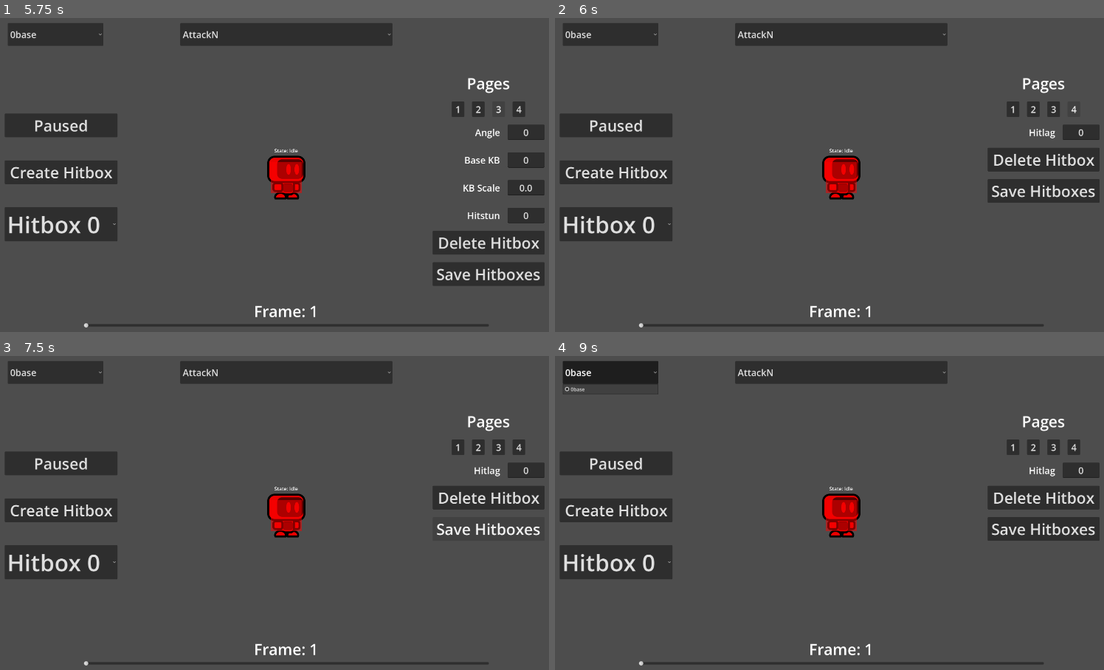
Above: before the commit, frames 1-4 (two rows, left to right).
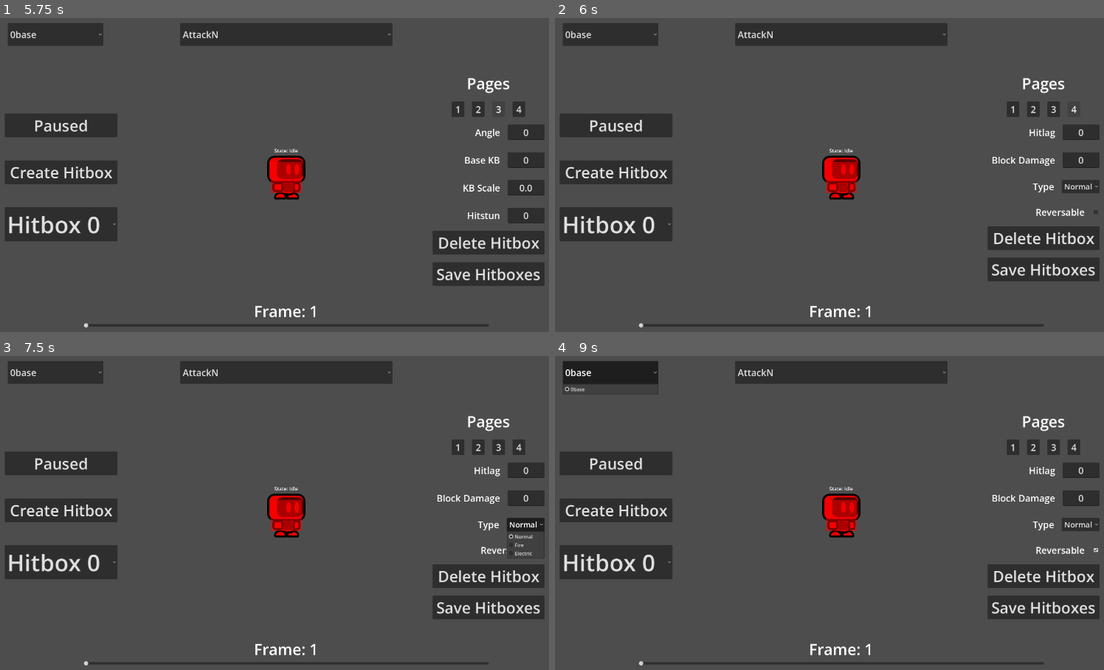
Above: after the commit, the same moments.

Repository: AcroPR/HyperStrikeDudes2D
Game: Godot game, scene res://src/core/debug_tools/hitbox_animator/hitbox_animator.tscn
The game is run twice, just before and just after one commit, with the same random seed, the same clock (stepped at 60 frames per second) and the same inputs.
Inputs (mouse positions are in pixels of both pictures, inside the frame that each line leads up to):
- Up to frame 1 (5.75 s): click "0base" at 0.5 s; click "AttackN" at 1.25 s; click "Create Hitbox" at 2 s; click "Hitbox 0" at 2.75 s; click "1" at 3.5 s; click "2" at 4.25 s; click "3" at 5 s
- Up to frame 2 (6 s): click "4" at 5.75 s
- Up to frame 3 (7.5 s): click (543, 550) at 6.52 s; click (527, 525) at 7.25 s, where only the run after the commit has a clickable "Normal"
- Up to frame 4 (9 s): click (1082, 525) at 8 s, where only the run after the commit has a clickable "Normal"; click "0base" at 8.75 s

Frame 1 is identical in both runs. In frame 2, 5.5% of the frame differs, in the area x 78-100%, y 41-84%; in frame 3, 4.8%; in frame 4, 5.5%.

Commit message:
feat: fixed page four not working

Diff:
--- a/src/core/debug_tools/hitbox_animator/hitbox_animator.tscn
+++ b/src/core/debug_tools/hitbox_animator/hitbox_animator.tscn
@@ -364,56 +364,56 @@
 text = "0"
 alignment = 1
 
-[node name="HitboxHeight" type="HBoxContainer" parent="HitboxProperties/PageFour" unique_id=859171700]
-visible = false
-layout_mode = 2
-theme_override_constants/separation = 25
-alignment = 2
-
-[node name="Label" type="Label" parent="HitboxProperties/PageFour/HitboxHeight" unique_id=462026484]
-layout_mode = 2
-theme_override_font_sizes/font_size = 30
-text = "Hitbox Height"
-
-[node name="LineEdit" type="LineEdit" parent="HitboxProperties/PageFour/HitboxHeight" unique_id=2076676289]
-layout_mode = 2
-theme_override_font_sizes/font_size = 30
-text = "0"
-alignment = 1
-
-[node name="HitboxX" type="HBoxContainer" parent="HitboxProperties/PageFour" unique_id=1884515619]
-visible = false
-layout_mode = 2
-theme_override_constants/separation = 25
-alignment = 2
-
-[node name="Label" type="Label" parent="HitboxProperties/PageFour/HitboxX" unique_id=1958794819]
-layout_mode = 2
-theme_override_font_sizes/font_size = 30
-text = "X Position"
-
-[node name="LineEdit" type="LineEdit" parent="HitboxProperties/PageFour/HitboxX" unique_id=815867791]
-layout_mode = 2
-theme_override_font_sizes/font_size = 30
-text = "0"
-alignment = 1
-
-[node name="HitboxY" type="HBoxContainer" parent="HitboxProperties/PageFour" unique_id=480970826]
-visible = false
-layout_mode = 2
-theme_override_constants/separation = 25
-alignment = 2
-
-[node name="Label" type="Label" parent="HitboxProperties/PageFour/HitboxY" unique_id=1368950538]
-layout_mode = 2
-theme_override_font_sizes/font_size = 30
-text = "Y Position"
-
-[node name="LineEdit" type="LineEdit" parent="HitboxProperties/PageFour/HitboxY" unique_id=1975691597]
-layout_mode = 2
-theme_override_font_sizes/font_size = 30
-text = "0"
-alignment = 1
+[node name="BlockDamage" type="HBoxContainer" parent="HitboxProperties/PageFour" unique_id=859171700]
+layout_mode = 2
+theme_override_constants/separation = 25
+alignment = 2
+
+[node name="Label" type="Label" parent="HitboxProperties/PageFour/BlockDamage" unique_id=462026484]
+layout_mode = 2
+theme_override_font_sizes/font_size = 30
+text = "Block Damage"
+
+[node name="LineEdit" type="LineEdit" parent="HitboxProperties/PageFour/BlockDamage" unique_id=2076676289]
+layout_mode = 2
+theme_override_font_sizes/font_size = 30
+text = "0"
+alignment = 1
+
+[node name="Type" type="HBoxContainer" parent="HitboxProperties/PageFour" unique_id=1884515619]
+layout_mode = 2
+theme_override_constants/separation = 25
+alignment = 2
+
+[node name="Label" type="Label" parent="HitboxProperties/PageFour/Type" unique_id=1958794819]
+layout_mode = 2
+theme_override_font_sizes/font_size = 30
+text = "Type"
+
+[node name="OptionButton" type="OptionButton" parent="HitboxProperties/PageFour/Type" unique_id=136455728]
+layout_mode = 2
+theme_override_font_sizes/font_size = 25
+selected = 0
+item_count = 3
+popup/item_0/text = "Normal"
+popup/item_0/id = 0
+popup/item_1/text = "Fire"
+popup/item_1/id = 1
+popup/item_2/text = "Electric"
+popup/item_2/id = 2
+
+[node name="Reversable" type="HBoxContainer" parent="HitboxProperties/PageFour" unique_id=480970826]
+layout_mode = 2
+theme_override_constants/separation = 25
+alignment = 2
+
+[node name="Label" type="Label" parent="HitboxProperties/PageFour/Reversable" unique_id=1368950538]
+layout_mode = 2
+theme_override_font_sizes/font_size = 30
+text = "Reversable"
+
+[node name="CheckButton" type="CheckBox" parent="HitboxProperties/PageFour/Reversable" unique_id=51342667]
+layout_mode = 2
 
 [node name="HitboxDeleteAndSave" type="VBoxContainer" parent="HitboxProperties" unique_id=706940386]
 layout_mode = 2
@@ -453,4 +453,7 @@
 [connection signal="text_changed" from="HitboxProperties/PageThree/KBScale/LineEdit" to="HitboxProperties/PageThree" method="_kb_scale_text_changed"]
 [connection signal="text_changed" from="HitboxProperties/PageThree/Hitstun/LineEdit" to="HitboxProperties/PageThree" method="_hitstun_text_changed"]
 [connection signal="text_changed" from="HitboxProperties/PageFour/Hitlag/LineEdit" to="HitboxProperties/PageFour" method="_hit_lag_text_changed"]
+[connection signal="text_changed" from="HitboxProperties/PageFour/BlockDamage/LineEdit" to="HitboxProperties/PageFour" method="_block_damage_text_changed"]
+[connection signal="item_selected" from="HitboxProperties/PageFour/Type/OptionButton" to="HitboxProperties/PageFour" method="_on_type_selected"]
+[connection signal="toggled" from="HitboxProperties/PageFour/Reversable/CheckButton" to="HitboxProperties/PageFour" method="_on_reversable_toggled"]
 [connection signal="pressed" from="HitboxProperties/HitboxDeleteAndSave/DeleteHitbox" to="." method="_on_delete_hitbox_pressed"]
--- a/src/core/debug_tools/hitbox_animator/scripts/hitbox_animator.gd
+++ b/src/core/debug_tools/hitbox_animator/scripts/hitbox_animator.gd
@@ -8,6 +8,7 @@
 @onready var pageOne: VBoxContainer = $HitboxProperties/PageOne
 @onready var pageTwo: VBoxContainer = $HitboxProperties/PageTwo
 @onready var pageThree: VBoxContainer = $HitboxProperties/PageThree
+@onready var pageFour: VBoxContainer = $HitboxProperties/PageFour
 @onready var playButton: Button = $PlayAndHitboxSelect/PlayButton
 @onready var selectedFighter: OptionButton = $SelectedFighter
 @onready var selectedAnimation: OptionButton = $SelectedAnimation
@@ -92,6 +93,7 @@
 		pageOne._set_values(hitboxNode)
 		pageTwo._set_values(hitboxNode,_index)
 		pageThree._set_values(hitboxNode)
+		pageFour._set_values(hitboxNode)
 
 func _on_play_button_pressed() -> void:
 	match paused:
--- a/src/core/debug_tools/hitbox_animator/scripts/page_four.gd
+++ b/src/core/debug_tools/hitbox_animator/scripts/page_four.gd
@@ -1,15 +1,33 @@
 extends VBoxContainer
 
 @onready var hitLag: LineEdit = $Hitlag/LineEdit
+@onready var blockDamage: LineEdit = $BlockDamage/LineEdit
+@onready var type: OptionButton = $Type/OptionButton
+@onready var reversable: CheckBox = $Reversable/CheckButton
 
 var hitboxNode: Hitbox
 
 func _set_values(_hitboxNode: Hitbox):
 	hitboxNode = _hitboxNode
 	hitLag.text = str(hitboxNode.hitLag)
+	blockDamage.text = str(hitboxNode.blockDamage)
+	type.select(hitboxNode.type)
+	reversable.button_pressed = hitboxNode.reversable
+
+func _block_damage_text_changed(new_text: String) -> void:
+	if new_text.is_valid_int():
+		hitboxNode.hitLag = int(new_text)
+	else:
+		hitLag.text = str(hitboxNode.hitLag)
 
 func _hit_lag_text_changed(new_text: String) -> void:
 	if new_text.is_valid_int():
 		hitboxNode.hitLag = int(new_text)
 	else:
 		hitLag.text = str(hitboxNode.hitLag)
+
+func _on_type_selected(index: int) -> void:
+	hitboxNode.type = index
+
+func _on_reversable_toggled(toggled_on: bool) -> void:
+	hitboxNode.reversable = toggled_on
--- a/src/hitbox_and_hurtbox/scripts/hitbox.gd
+++ b/src/hitbox_and_hurtbox/scripts/hitbox.gd
@@ -9,6 +9,7 @@
 @export_category("Hitbox Data")
 @export_range(0,365) var angle: int = 0 : set = _update_angle
 @export_range(0,999) var baseKnockback: int = 0 : set = _update_bkb
+@export_range(0,999) var blockDamage: int = 0 : set = _update_block_damage
 @export_range(0,999) var damage: int = 0 : set = _update_damage
 @export_range(1,99) var framesActive: int = 1 : set = _update_frames
 @export_range(0,4) var hitboxId: int = 0 : set = _update_id
@@ -16,6 +17,8 @@
 @export_range(0,5) var hitboxPriority: int = 0 : set = _update_priority
 @export_range(0,999) var hitStun: int = 0 : set = _update_hs
 @export_range(0,1) var knockbackScale: float = 0.0 : set = _update_kbs
+@export var reversable: bool = false : set = _update_reversable
+@export_enum("Normal", "Fire", "Electric") var type = 0 : set = _update_type
 
 @export_category("Extras")
 @export var paused: bool = false : set = _update_paused
@@ -30,6 +33,11 @@
 # Updates the base knockback
 func _update_bkb(newVal):
 	baseKnockback = newVal
+	queue_redraw()
+
+# Updates the hitbox damage
+func _update_block_damage(newVal):
+	blockDamage = newVal
 	queue_redraw()
 
 # Updates the hitbox color
@@ -88,8 +96,17 @@
 			collision.set_shape(newVal)
 	queue_redraw()
 
+func _update_reversable(newVal):
+	reversable = newVal
+	queue_redraw()
+
+# Updates the hitbox type
+func _update_type(newVal):
+	type = newVal
+	queue_redraw()
+
 # Custom constructor
-func _init(width: int = 0, height: int = 0, initX: int = 0,  …(180 unchanged characters)… nitKbs: float = 0.0, initHitLag: int = 0):
+func _init(width: int = 0, height: int = 0, initX: int = 0,  …(180 unchanged characters)… nitKbs: float = 0.0, initHitLag: int = 0, initBlockDamage: int = 0, initType: int = 0, initReversable: bool = false):
 	var rectangleShape = RectangleShape2D.new()
 	rectangleShape.extents.x = width
 	rectangleShape.extents.y = height
@@ -107,6 +124,9 @@
 	baseKnockback = initBkb
 	knockbackScale = initKbs
 	hitLag = initHitLag
+	blockDamage = initBlockDamage
+	type = initType
+	reversable = initReversable
 
 func _ready() -> void:
 	frame = 0
